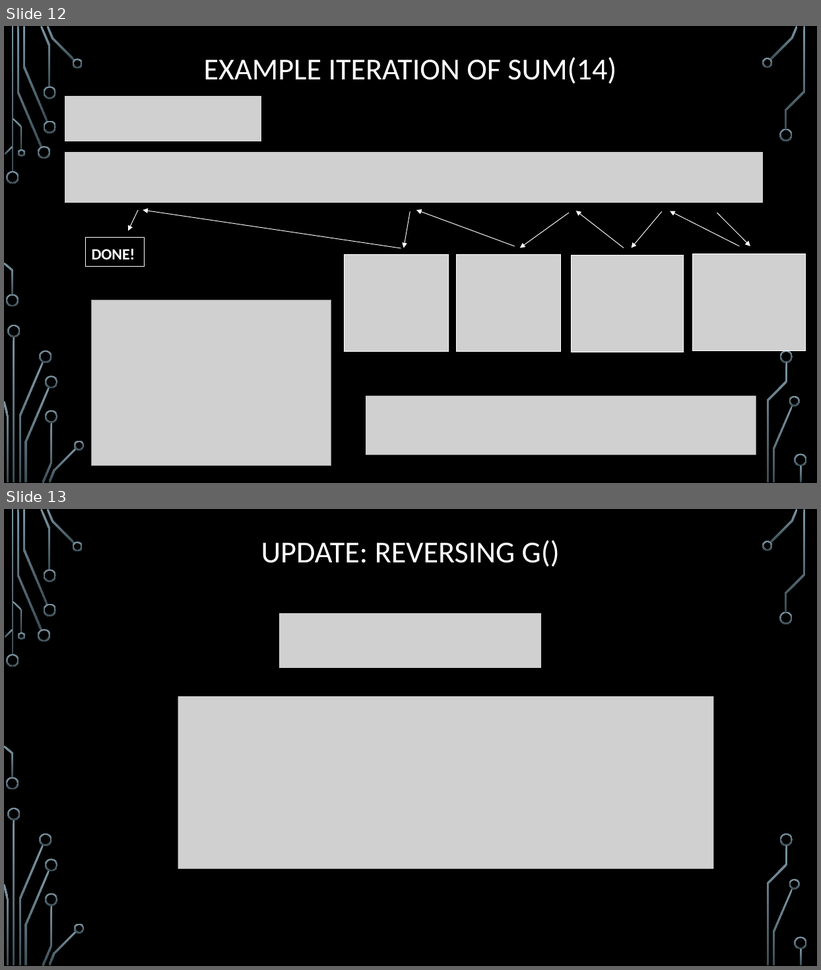
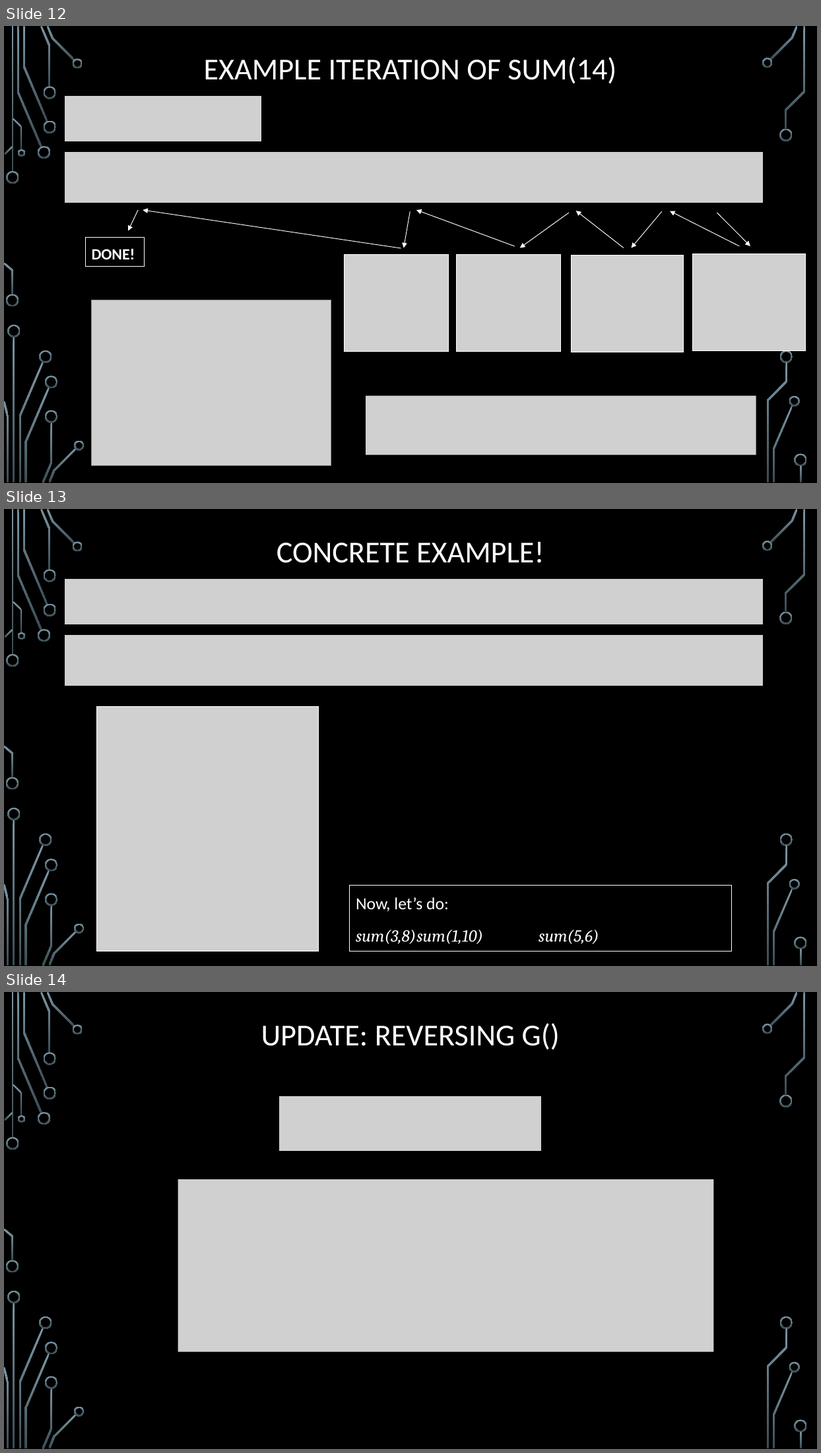
Before and after one commit to janiceeguo/advAlgo, a slide deck: slides/Trees-FenwickTrees.pptx. Shown one above the other, each under a label of ours: slides 12 and 13 before the commit, slides 12, 13 and 14 after it. The pictures are 821x970 and 821x1453 pixels, drawn with LibreOffice and Linux fonts; fonts in the diff are those of the drawing; grey boxes stand for pictures; background and template pictures are left out. Boxes give left, top, right and bottom in pixels: in the first picture for what was removed or moved away, otherwise in the second. Text is boxed around its words. In the diff, an @@ line names an element or a change of style, - is before the commit and + after.

```diff
--- a/slides/Trees-FenwickTrees.pptx
+++ b/slides/Trees-FenwickTrees.pptx
@@ slide 13 added at (x1=4, y1=509, x2=817, y2=966), background picture (left out); not listed: 36 template elements that a slide beside it also shows @@
@@ title added at (x1=277, y1=541, x2=544, y2=563), 36 pt, text #FFFFFF @@
+CONCRETE EXAMPLE!
@@ picture added at (x1=64, y1=578, x2=764, y2=625) @@
@@ picture added at (x1=64, y1=634, x2=764, y2=687) @@
@@ picture added at (x1=96, y1=706, x2=318, y2=952) @@
@@ rectangle added at (x1=350, y1=886, x2=732, y2=952), outline #FFFFFF 0.75 pt, 20 pt, text #FFFFFF, italic @@
+Now, let’s do:
+sum(3,8) sum(1,10) sum(5,6)
@@ what was slide 13 is now slide 14 @@
```
Also in this commit, not shown: 2 other slides added, 1 slide removed, 4 other files.
